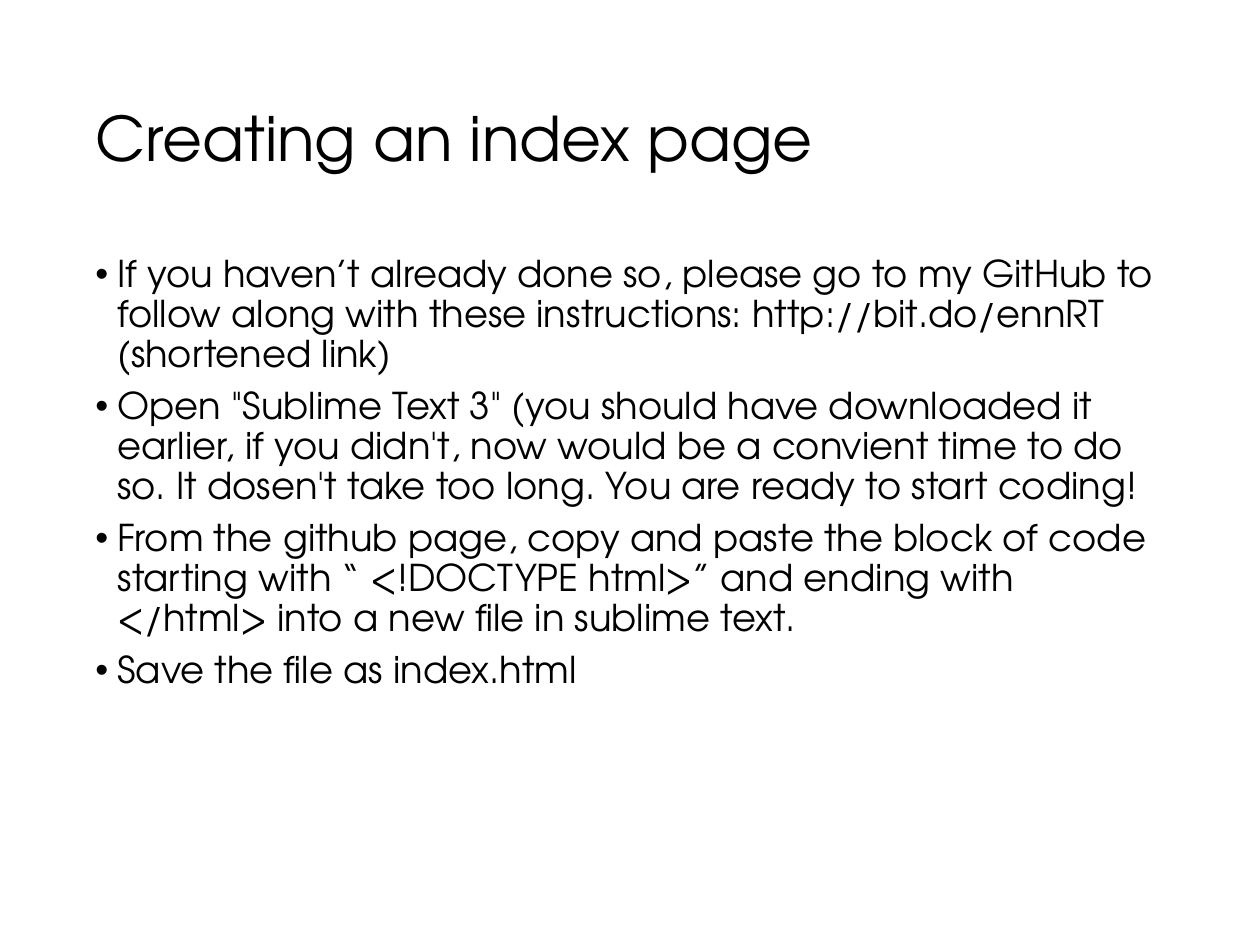
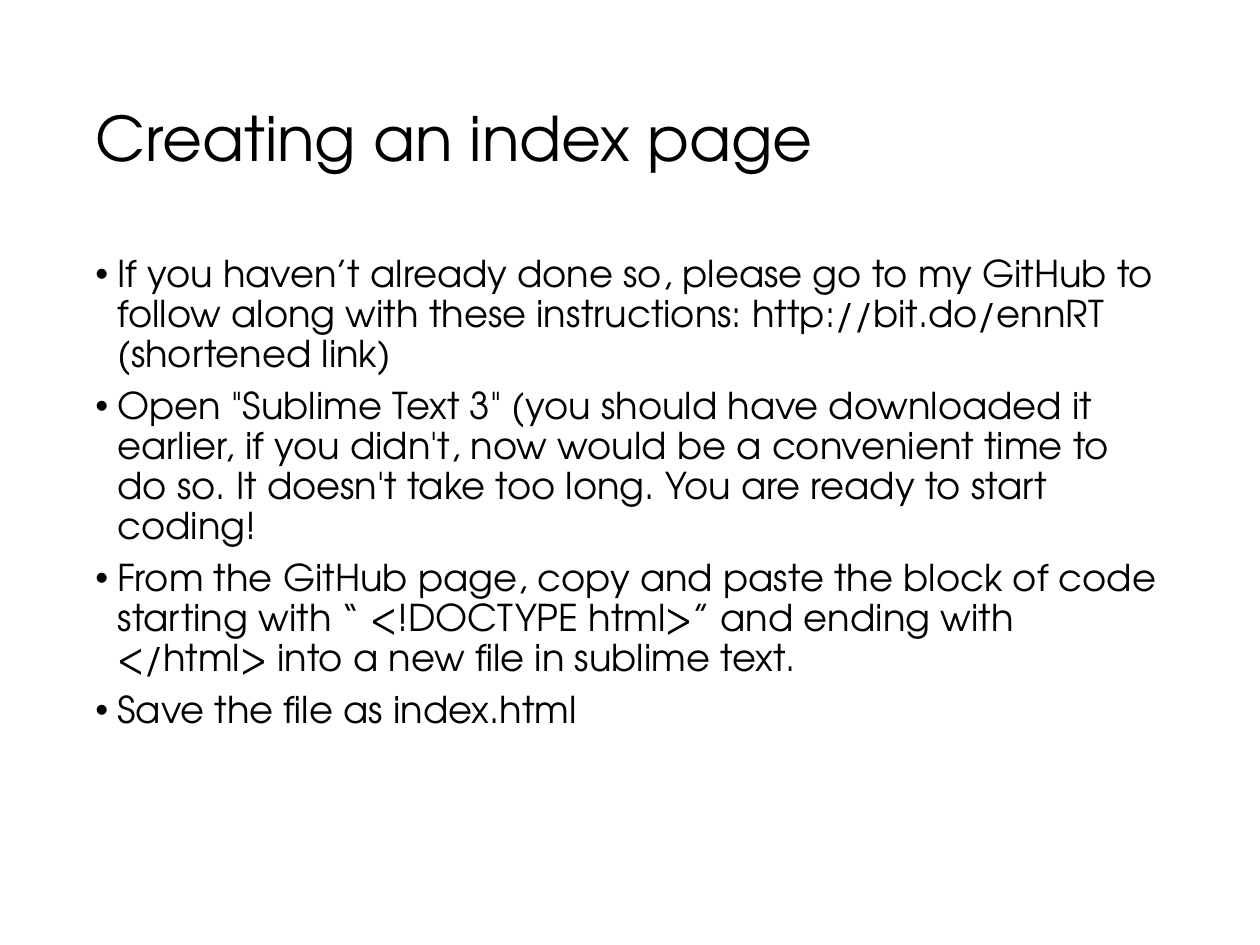
Before and after one commit to jackcrane/htmllessons.github.io, a slide deck: slide 10 of HTML workshop powerpoint.ppt. Drawn at 1260x945 pixels with LibreOffice and Linux fonts; fonts in the diff are those of the drawing; background and template pictures are left out. Boxes give left, top, right and bottom in pixels: in the first picture for what was removed or moved away, otherwise in the second. Text is boxed around its words. In the diff, an @@ line names an element or a change of style, - is before the commit and + after.

```diff
--- a/HTML workshop powerpoint.ppt
+++ b/HTML workshop powerpoint.ppt
@@ text at bbox=[117, 391, 1156, 677]: text changed @@
-• Open "Sublime Text 3" (you should have downloaded it earlier, if you didn't, now would be a convient time to do so. It dosen't take too long. You are ready to start coding!
-• From the github page, copy and paste the block of code starting with “ <!DOCTYPE html>” and ending with </html> into a new file in sublime text.
+• Open "Sublime Text 3" (you should have downloaded it earlier, if you didn't, now would be a convenient time to do so. It doesn't take too long. You are ready to start coding!
+• From the GitHub page, copy and paste the block of code starting with “ <!DOCTYPE html>” and ending with </html> into a new file in sublime text.
```
Also in this commit, not shown: 1 other slide changed, 2 slides added, 4 other files.
